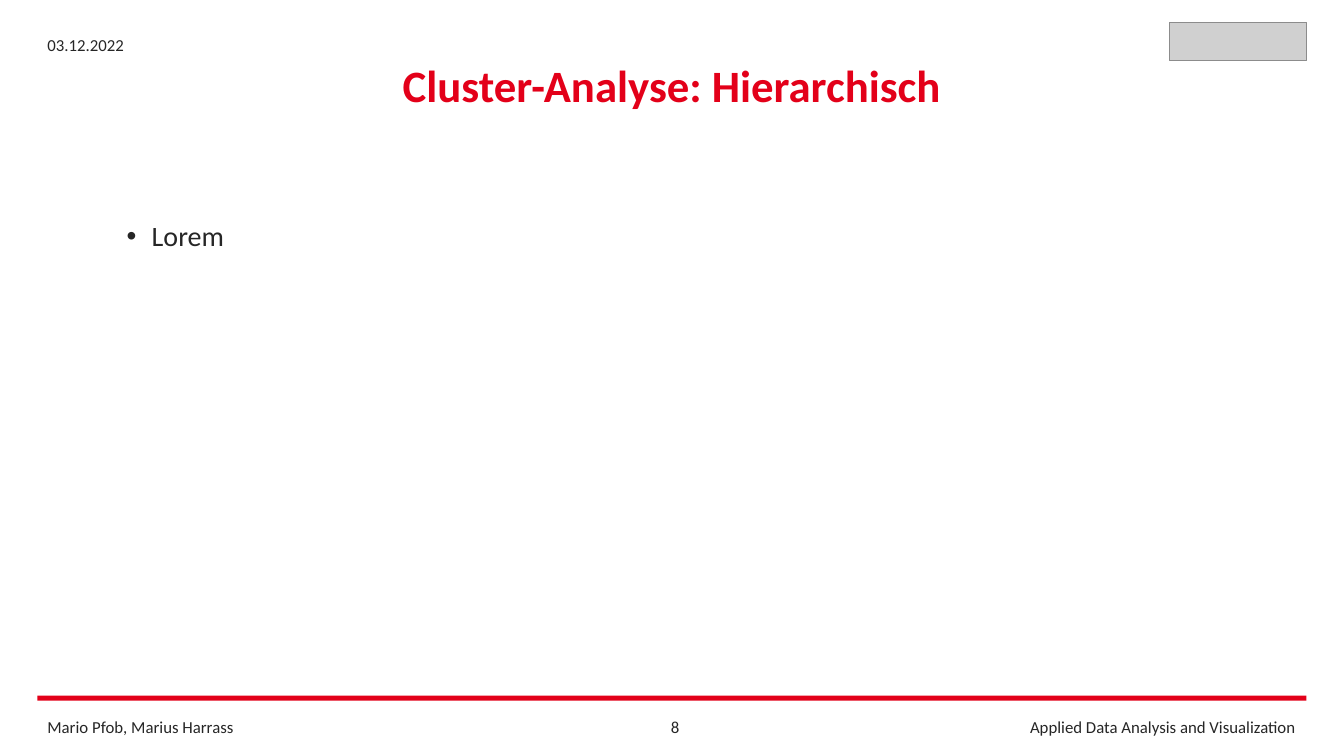
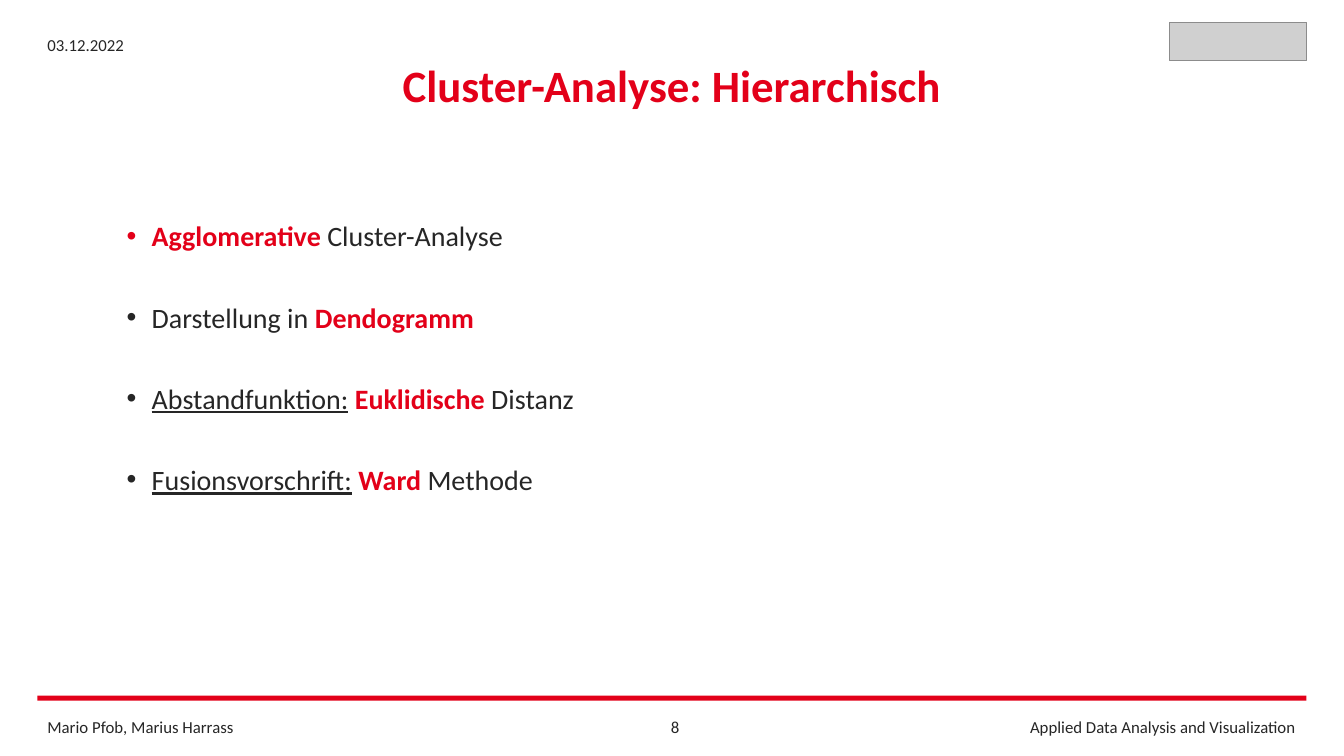
Before and after one commit to FrankCastlepancakes/ClusteringScikitLearn, a slide deck: slide 8 of Clustering_Scikit_Learn.pptx. Drawn at 1344x756 pixels with LibreOffice and Linux fonts; fonts in the diff are those of the drawing; grey boxes stand for pictures. Boxes give left, top, right and bottom in pixels: in the first picture for what was removed or moved away, otherwise in the second. Text is boxed around its words. In the diff, an @@ line names an element or a change of style, - is before the commit and + after.

Commit message:
Added more text to presentation

```diff
--- a/Clustering_Scikit_Learn.pptx
+++ b/Clustering_Scikit_Learn.pptx
@@ text at box(152, 226, 574, 495): text changed @@
-• Lorem
+• Agglomerative Cluster-Analyse
+• Darstellung in Dendogramm
+• Abstandfunktion: Euklidische Distanz
+• Fusionsvorschrift: Ward Methode
```
Also in this commit, not shown: 4 other slides changed, 2 other files.
